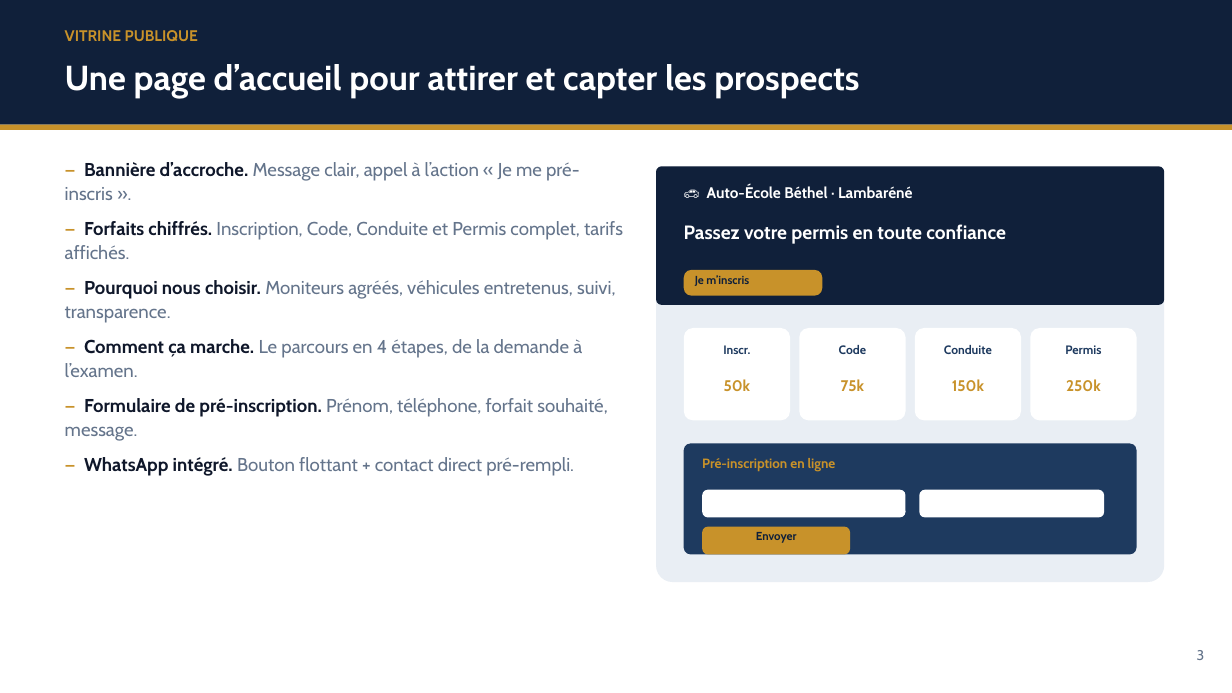
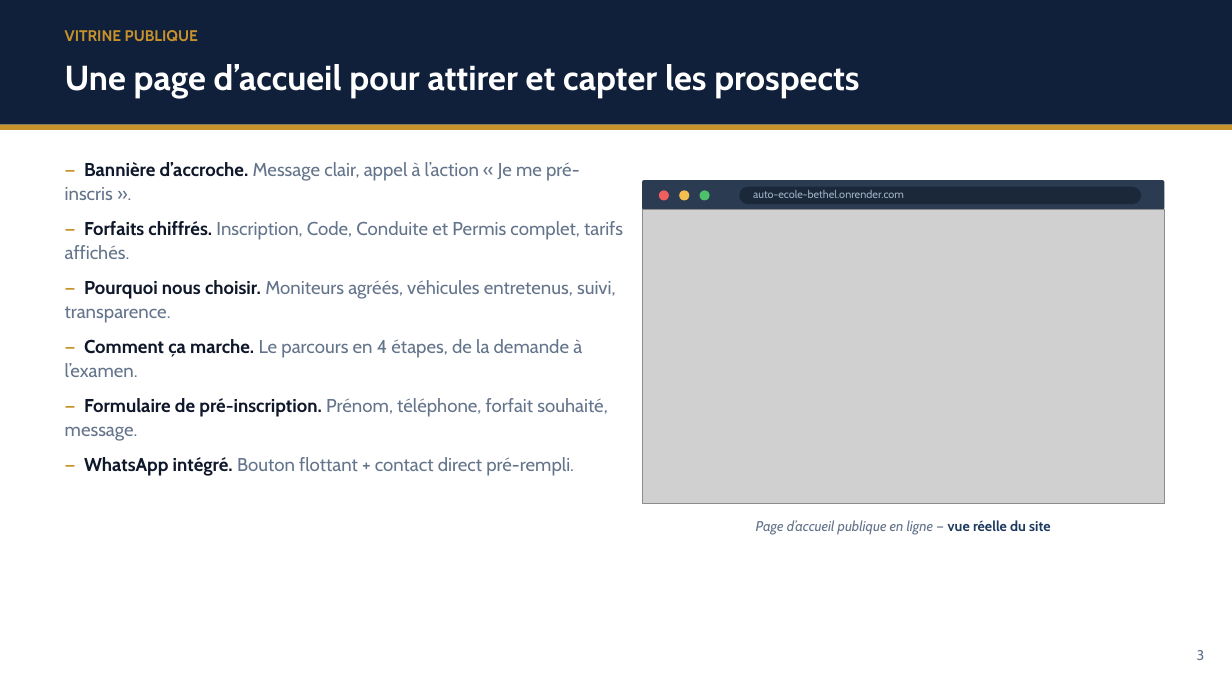
Before and after one commit to LandryKouyi/auto-ecole-bethel, a slide deck: slide 4 of Presentation Auto-Ecole Bethel.pptx. Drawn at 1232x693 pixels with LibreOffice and Linux fonts; fonts in the diff are those of the drawing; grey boxes stand for pictures. Boxes give left, top, right and bottom in pixels: in the first picture for what was removed or moved away, otherwise in the second. Text is boxed around its words. In the diff, an @@ line names an element or a change of style, - is before the commit and + after.

```diff
--- a/Presentation Auto-Ecole Bethel.pptx
+++ b/Presentation Auto-Ecole Bethel.pptx
@@ rounded rectangle: place and size @@
-rounded rectangle at [656,166,1165,582]
+rounded rectangle at [642,180,1165,504]
@@ rounded rectangle at [642,180,1165,504]: fill #E9EEF4 to #CBD5E1 @@
@@ rounded rectangle: place and size @@
-rounded rectangle at [656,166,1165,305]
+rounded rectangle at [642,180,1165,210]
@@ rounded rectangle at [642,180,1165,210]: fill #10203A to #2A3B52; proportions changed @@
@@ ellipse added at [659,190,669,201], fill #EF5F5F @@
@@ ellipse added at [679,190,689,201], fill #F4BF4F @@
@@ ellipse added at [700,190,710,201], fill #4FC06A @@
@@ text removed at [707,184,913,198] @@
-🚗 Auto-École Béthel · Lambaréné
@@ rounded rectangle added at [739,187,1141,204], fill #1B283A @@
@@ text added at [753,190,904,198], 8.5 pt, text #9FB0C6 @@
+auto-ecole-bethel.onrender.com
@@ picture added at [642,210,1165,504] @@
@@ text removed at [684,224,1006,244] @@
-Passez votre permis en toute confiance
@@ rounded rectangle removed at [684,270,823,296] @@
@@ text removed at [695,275,749,286] @@
-Je m’inscris
@@ rounded rectangle removed at [684,328,790,421] @@
@@ rounded rectangle removed at [799,328,906,421] @@
@@ rounded rectangle removed at [915,328,1021,421] @@
@@ rounded rectangle removed at [1031,328,1137,421] @@
@@ text removed at [723,345,750,354] @@
-Inscr.
@@ text removed at [839,345,866,354] @@
-Code
@@ text removed at [944,345,992,354] @@
-Conduite
@@ text removed at [1065,345,1101,354] @@
-Permis
@@ text removed at [724,379,751,391] @@
-50k
@@ text removed at [841,379,865,391] @@
-75k
@@ text removed at [952,379,984,391] @@
-150k
@@ text removed at [1066,379,1101,391] @@
-250k
@@ rounded rectangle removed at [684,444,1137,555] @@
@@ text removed at [702,458,836,471] @@
-Pré-inscription en ligne
@@ rounded rectangle removed at [702,490,906,518] @@
@@ rounded rectangle removed at [920,490,1104,518] @@
@@ rounded rectangle removed at [702,527,850,555] @@
@@ text removed at [756,532,797,543] @@
-Envoyer
@@ text added at [756,520,1050,535], 11 pt, text #64748B, italic @@
+Page d’accueil publique en ligne — vue réelle du site
```
